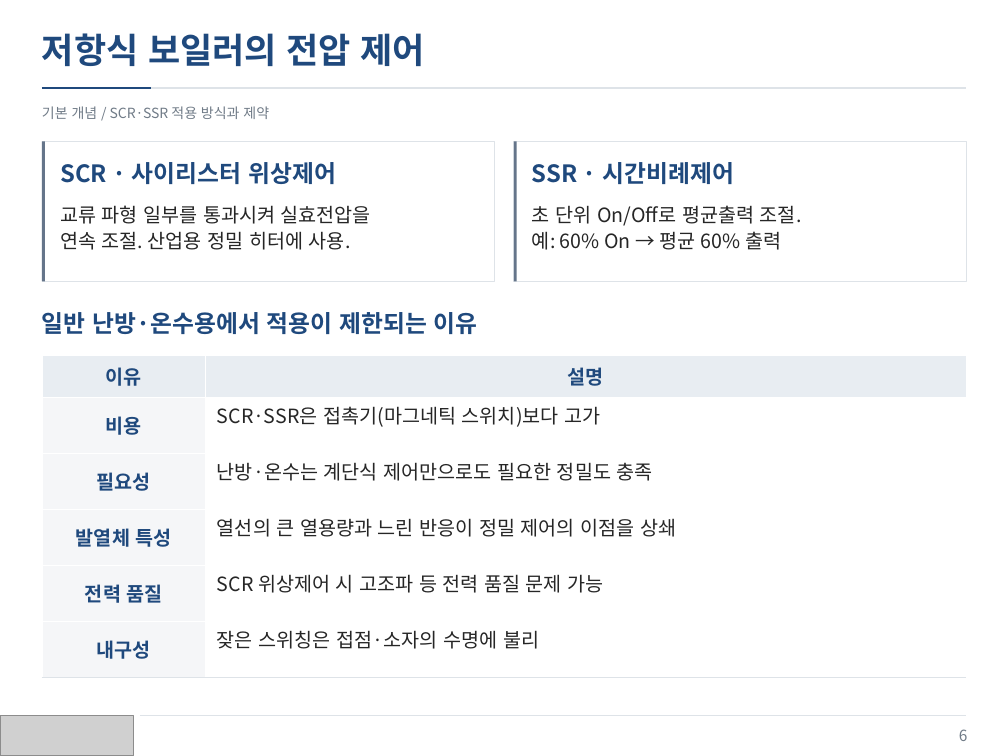
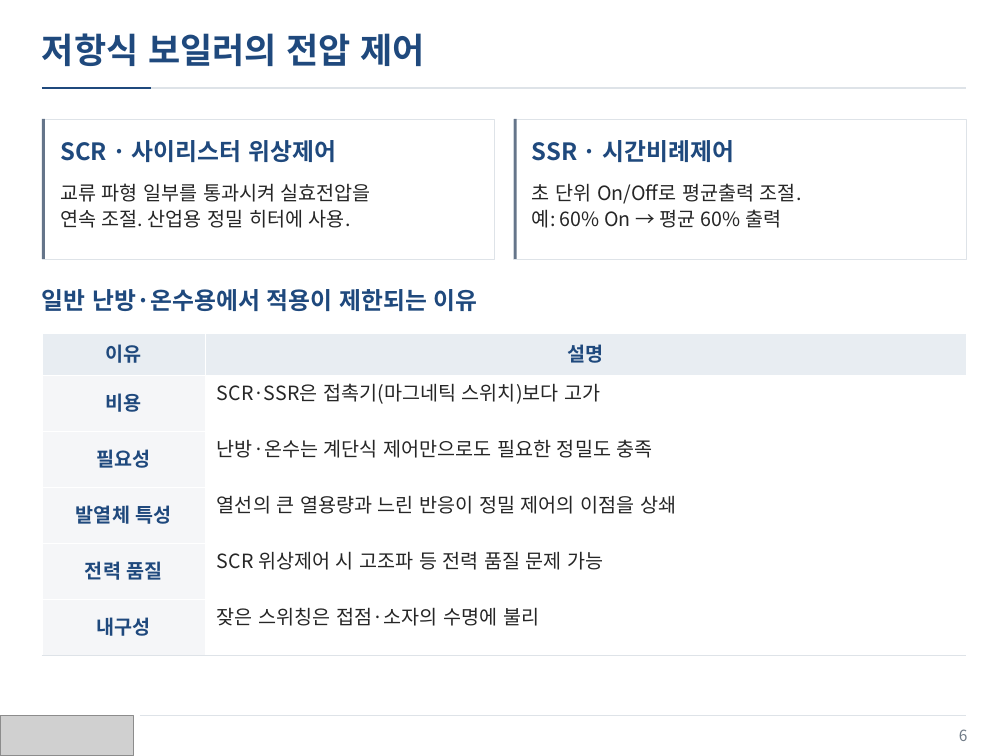
Before and after one commit to jskang5000-arch/my-PPT, a slide deck: slide 6 of KITECH_Boiler.pptx. Drawn at 1008x756 pixels with LibreOffice and Linux fonts; fonts in the diff are those of the drawing; grey boxes stand for pictures. Boxes give left, top, right and bottom in pixels: in the first picture for what was removed or moved away, otherwise in the second. Text is boxed around its words. In the diff, an @@ line names an element or a change of style, - is before the commit and + after.

Commit message:
Remove subtitles and refine spacing in 4:3 layout

```diff
--- a/KITECH_Boiler.pptx
+++ b/KITECH_Boiler.pptx
@@ text removed at (x1=42, y1=106, x2=269, y2=119) @@
-기본 개념 / SCR·SSR 적용 방식과 제약
@@ 4 rectangles, 3 texts, 1 table moved together from (x1=42, y1=141, x2=967, y2=677) to (x1=42, y1=119, x2=967, y2=655) @@
@@ text "교류 파형 일부를 통과시켜 실효전압을" moved from (x1=60, y1=205, x2=371, y2=250) to (x1=60, y1=183, x2=371, y2=228) @@
@@ text "초 단위 On/Off로 평균출력 조절." moved from (x1=532, y1=205, x2=802, y2=250) to (x1=532, y1=183, x2=802, y2=228) @@
```
Also in this commit, not shown: 33 other slides changed.
